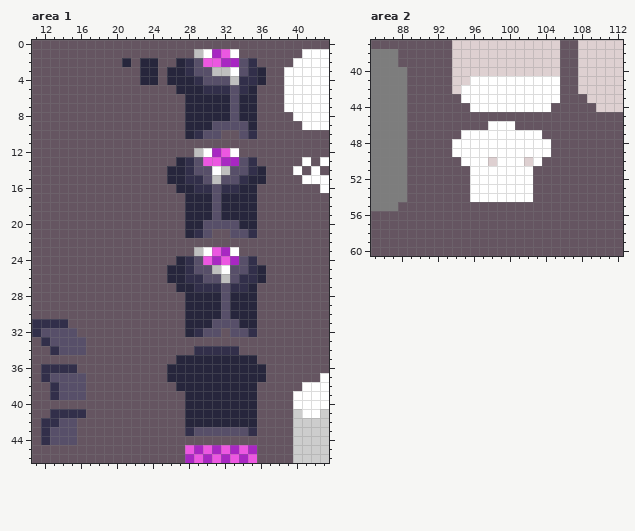
One commit to this pixel-art file: Assets/AngeliA Game/Artwork/Character/Yaya.ase. The picture above is the old version.
256x256 pixels, 1 frame. Colours within 5 levels of each other are drawn and written as one. Shown: area 1: x 11..43, y 0..46; area 2: x 85..112, y 37..60.
The same view after the edit:
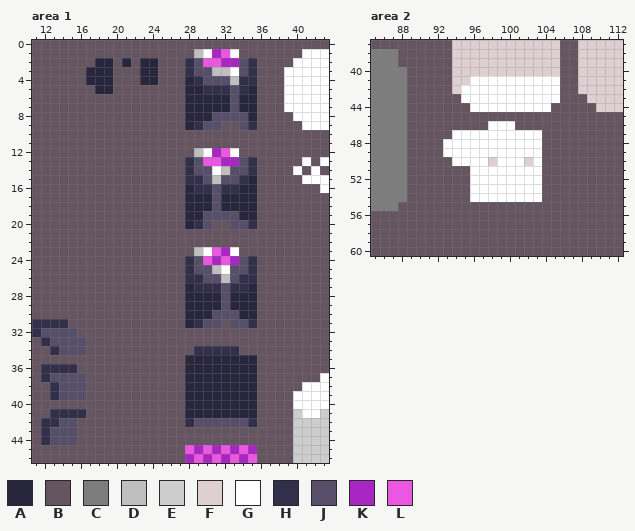
Palette (. is transparent): A #27263c  B #655561  C #7d7d7d  D #bfbfbf  E #cdcdcd  F #ded0d1  G #ffffff  H #322f4a  J #574f69  K #a827c2  L #ec57e1
From old to new:
Changed rows in their new state; - is an unchanged pixel.
Area 1, layer "@Meta #z=1 #pivotY=0":
first column x 17:
 2 -AA-------B---------
 3 AAA------BB--------B
 4 AAA------BB--------B
 5 -AA-------B---------
 8 --------------JJ-J--
 9 ------------HJ-BB-H-
10 -----------BBBB--BB-
13 ----------B---------
14 ---------BB--------B
15 ---------BB--------B
16 ----------B---------
19 -------------J-JJ---
20 ------------H-BB-JH-
21 -----------BBB--BBB-
24 ----------B---------
25 ---------BB--------B
26 ---------BB--------B
27 ----------B---------
30 --------------J-J---
31 ------------HJ-B-JH-
32 -----------BBBB-BBB-
35 ----------B---------
36 ---------BB--------B
37 ---------BB--------B
38 ----------B---------
first column x 28:
42 HJJJJJJH
43 BBBBBBBB
Area 2, layer "@Meta #z=1 #pivotY=0":
first column x 93:
47 -G----------
48 G----------B
49 G----------B
50 -G----------
51 ----------G-
52 ----------G-
53 ----------G-
54 ----------G-
Pixel boxes of the changes (left, top, right, bottom) in both pictures:
changed: (86, 58, 113, 94)
changed: (167, 58, 266, 391)
changed: (185, 418, 257, 436)
changed: (443, 130, 461, 166)
changed: (533, 139, 551, 202)
